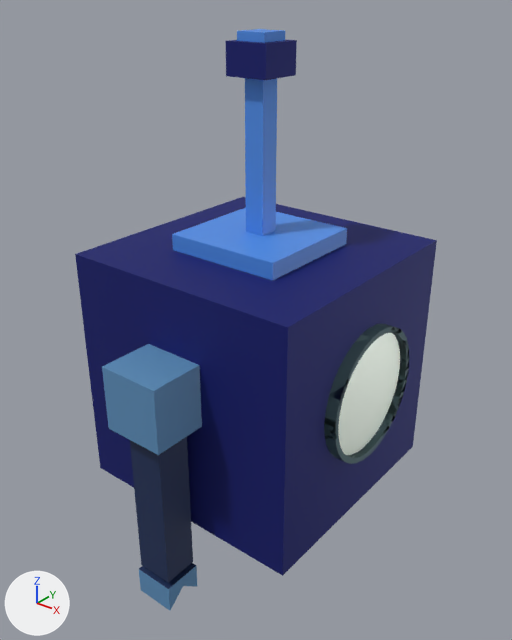
Renders of the OBJ model models/aux_robot.obj from each side of a commit.
Camera for both pictures: a camera (50 mm lens) standing at (3.23, -4.1, 3.9) and looking at (0.01, -0.07, 1.4). Arrows for +X, +Y and +Z are at lower left; the lights stay in place. Where no turn or scale is listed for an object, it has been applied to the vertices. Vertices at the same position are counted once.
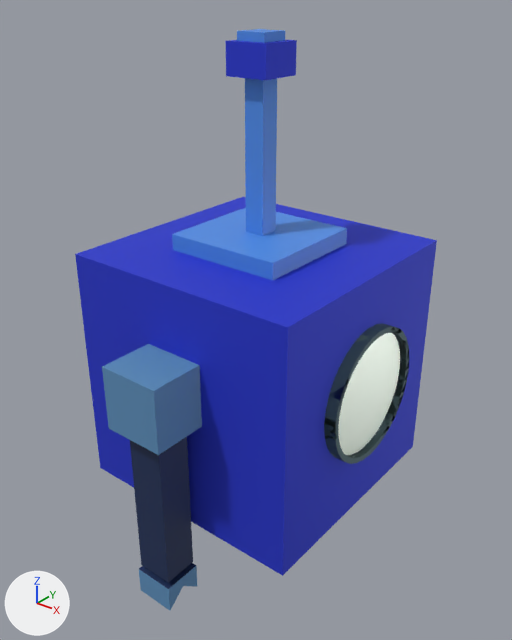
What changed in the scene script:
```text
Add mat_robotmaincolor:
    mat_robotmaincolor = principled_material('RobotMainColor')
    mat_robotmaincolor.base_color = (0.0245, 0.0447, 0.684)  # blue #2b3cd8
    mat_robotmaincolor.metallic = 0.321
    mat_robotmaincolor.roughness = 0.629
Change me_cube:
    where me_cube.from_pydata(...)  # 40 vertices, 72 faces; spans x -1.0..1.0, y -1.0..1.0, z 0.0..3.56
    used by ob_cube; location = (0.0, 0.0, 0.0)
    me_cube part 1: all 38 faces that had it switch from mat_material (dark blue #131c74) to mat_robotmaincolor (blue #2b3cd8)
```

Boxes (x1, y1, x2, y2) around the edits, measured in the pictures (512 x 640 px):
part 1 of me_cube, recoloured: (75, 40, 437, 576) in both
